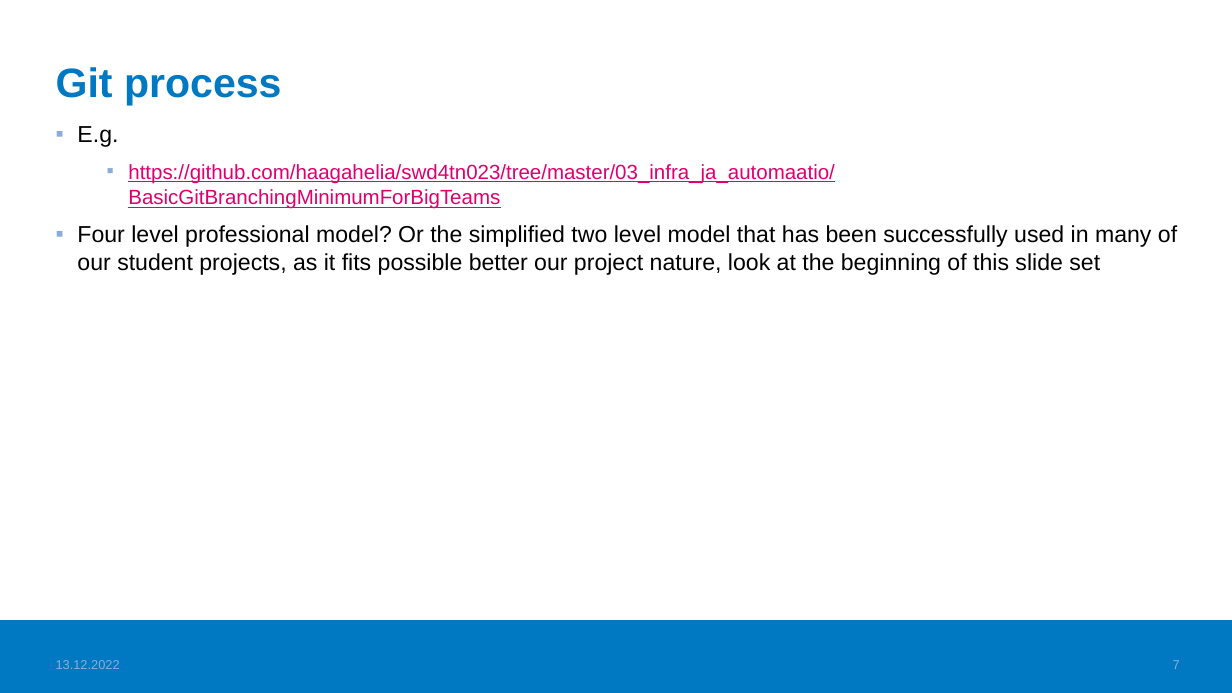
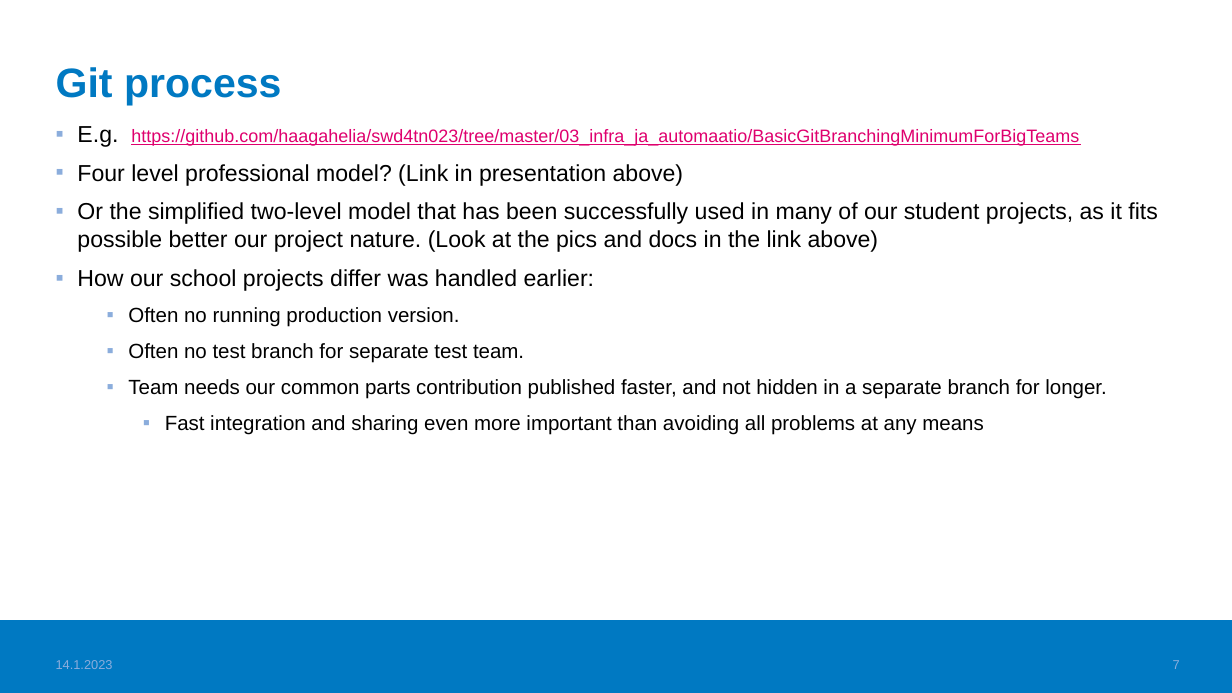
Before and after one commit to haagahelia/ohke-teknologiat, a slide deck: slide 7 of 06_ohjelmistoarkkitehtuurit_ja_patternit/SoftwareProjects_LessonsLearned.pptx. Drawn at 1232x693 pixels with LibreOffice and Linux fonts; fonts in the diff are those of the drawing; background and template pictures are left out. Boxes give left, top, right and bottom in pixels: in the first picture for what was removed or moved away, otherwise in the second. Text is boxed around its words. In the diff, an @@ line names an element or a change of style, - is before the commit and + after.

Commit message:
Project lessons learned edited for explanations etc.

```diff
--- a/06_ohjelmistoarkkitehtuurit_ja_patternit/SoftwareProjects_LessonsLearned.pptx
+++ b/06_ohjelmistoarkkitehtuurit_ja_patternit/SoftwareProjects_LessonsLearned.pptx
@@ text at (77,126,1157,435): text changed @@
-▪ E.g.
-  ▪ https://github.com/haagahelia/swd4tn023/tree/master/03_infra_ja_automaatio/BasicGitBranchingMinimumForBigTeams
-▪ Four level professional model? Or the simplified two level model that has been successfully used in many of our student projects, as it fits possible better our project nature, look at the beginning of this slide set
+▪ E.g. https://github.com/haagahelia/swd4tn023/tree/master/03_infra_ja_automaatio/BasicGitBranchingMinimumForBigTeams
+▪ Four level professional model? (Link in presentation above)
+▪ Or the simplified two-level model that has been successfully used in many of our student projects, as it fits possible better our project nature. (Look at the pics and docs in the link above)
+▪ How our school projects differ was handled earlier:
+  ▪ Often no running production version.
+  ▪ Often no test branch for separate test team.
+  ▪ Team needs our common parts contribution published faster, and not hidden in a separate branch for longer.
+    ▪ Fast integration and sharing even more important than avoiding all problems at any means
@@ text at (56,660,113,669): text changed @@
-13.12.2022
+14.1.2023
```
Also in this commit, not shown: 8 other slides changed, 1 other file.
